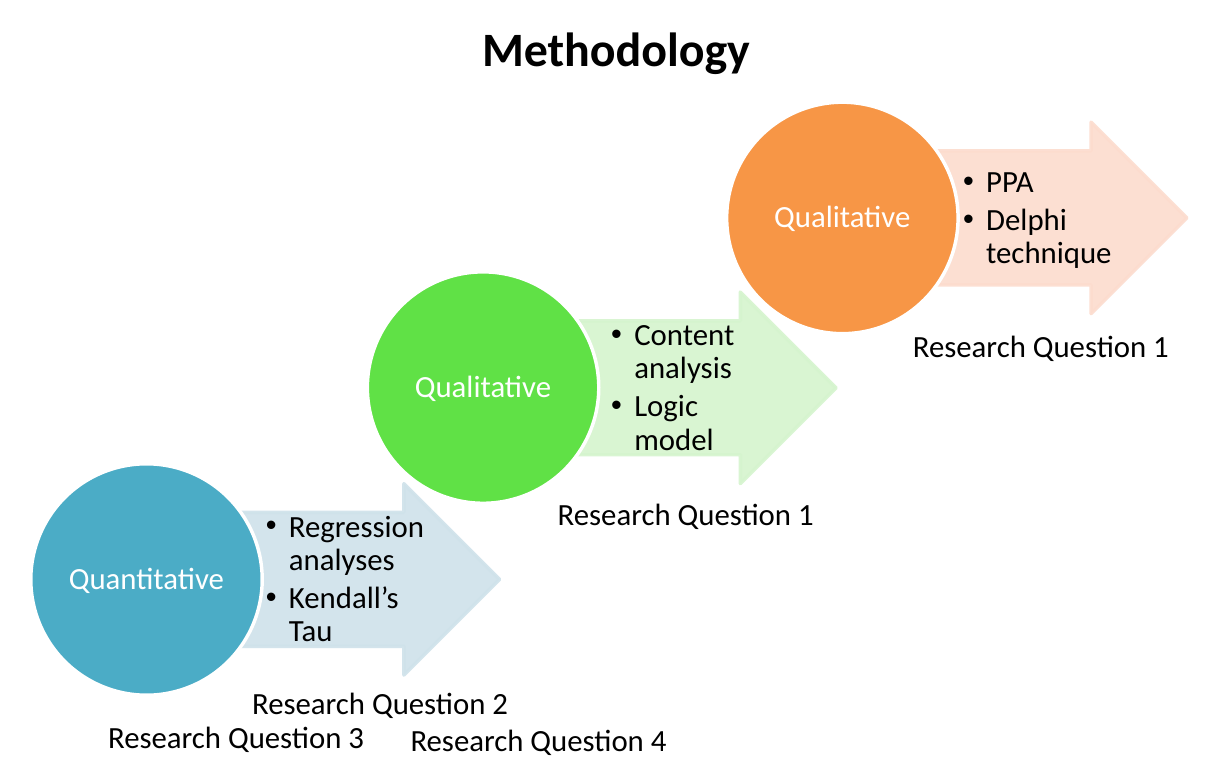
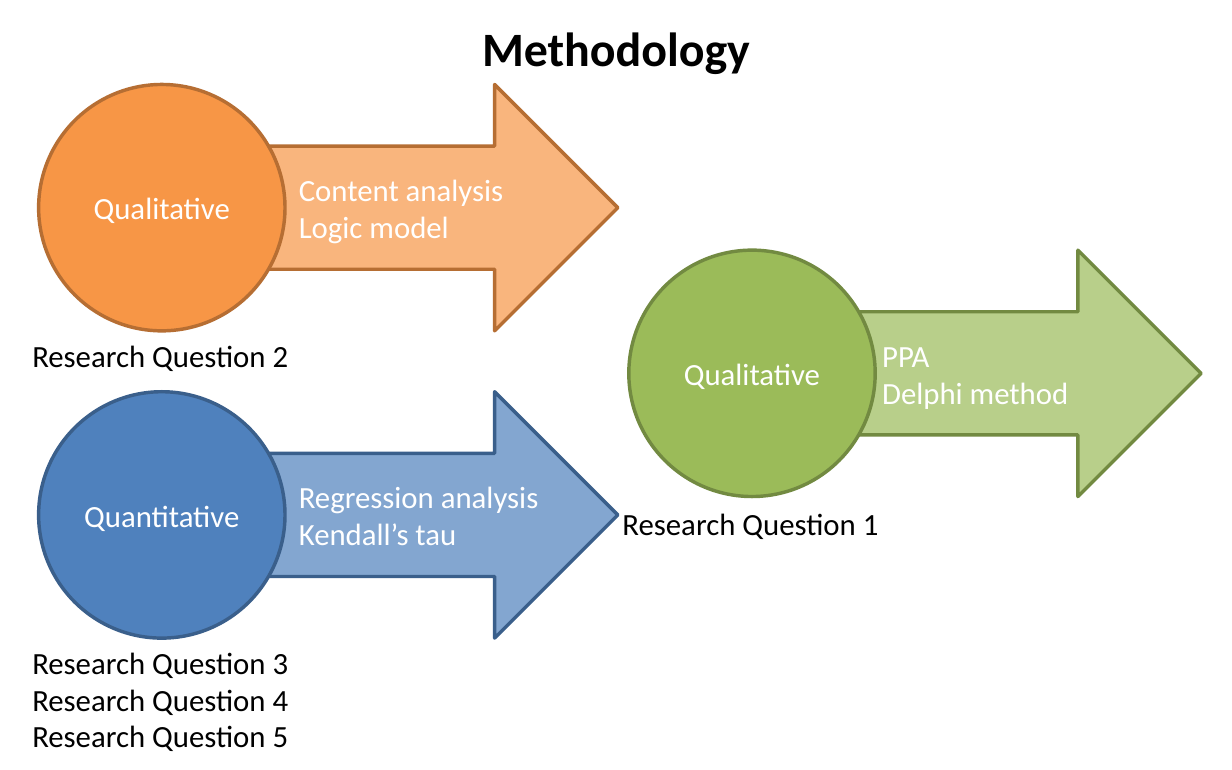
Before and after one commit to SLU-Courses-Townes/SOC5600, a slide deck: slide 19 of FinalProject/Presentation/Townes_SOC5600_FinalProject_Presentation.pptx (slide 18 before the commit). Drawn at 1232x770 pixels with LibreOffice and Linux fonts; fonts in the diff are those of the drawing. Boxes give left, top, right and bottom in pixels: in the first picture for what was removed or moved away, otherwise in the second. Text is boxed around its words. In the diff, an @@ line names an element or a change of style, - is before the commit and + after.

```diff
--- a/FinalProject/Presentation/Townes_SOC5600_FinalProject_Presentation.pptx
+++ b/FinalProject/Presentation/Townes_SOC5600_FinalProject_Presentation.pptx
@@ ellipse "Qualitative": place and size @@
-ellipse "Qualitative" at <box>415,375,551,401</box>
+ellipse "Qualitative" at <box>38,85,285,331</box>
@@ ellipse "Qualitative" at <box>38,85,285,331</box>: line spacing 0.9 to 1; less space between paragraphs; fill none to #F79646; outline none to #B76F34 2 pt @@
@@ right arrow "Content analysis": place and size @@
-right arrow "Content analysis" at <box>634,325,734,458</box>
+right arrow "Content analysis" at <box>248,85,617,331</box>
@@ right arrow "Content analysis" at <box>248,85,617,331</box>: text colour #000000 to #FFFFFF; bullet •• to •; list level 2 to 1 in "Content analysis"; line spacing 0.9 to 1; list level 2 to 1 in "Logic model"; fill none to #F79646 at 70% opacity; outline none to #B76F34 2 pt @@
@@ group removed at <box>31,102,1188,695</box>: 3 right arrows, 3 ellipses, 1 text @@
-  •• PPA
-  •• Delphi technique
@@ ellipse "Qualitative": place and size @@
-ellipse "Qualitative" at <box>774,205,910,231</box>
+ellipse "Qualitative" at <box>628,250,875,496</box>
@@ ellipse "Qualitative" at <box>628,250,875,496</box>: line spacing 0.9 to 1; less space between paragraphs; fill none to #9BBB59; outline none to #738A42 2 pt @@
@@ right arrow added at <box>832,250,1201,496</box>, fill #9BBB59 at 70% opacity, outline #738A42 2 pt, 18 pt, text #FFFFFF @@
+• PPA
+• Delphi method
@@ text at <box>32,345,289,371</box>: text changed @@
-Research Question 1
+Research Question 2
@@ ellipse "Quantitative": place and size @@
-ellipse "Quantitative" at <box>69,567,224,593</box>
+ellipse "Quantitative" at <box>38,392,285,638</box>
@@ ellipse "Quantitative" at <box>38,392,285,638</box>: line spacing 0.9 to 1; less space between paragraphs; fill none to #4F81BD; outline none to #3A5F8C 2 pt @@
@@ right arrow "Regression analysis": place and size @@
-right arrow "Regression analysis" at <box>289,516,424,642</box>
+right arrow "Regression analysis" at <box>248,392,617,638</box>
@@ right arrow "Regression analysis" at <box>248,392,617,638</box>: fill none to #4F81BD at 70% opacity; outline none to #3A5F8C 2 pt @@
@@ text in right arrow at <box>299,486,539,545</box>: text changed; text colour #000000 to #FFFFFF @@
-  •• Regression analyses
-  •• Kendall’s Tau
+• Regression analysis
+• Kendall’s tau
@@ text "Research Question 1": place and size @@
-text "Research Question 1" at <box>913,335,1169,361</box>
+text "Research Question 1" at <box>622,513,879,539</box>
@@ text at <box>32,652,289,678</box>: text changed @@
-Research Question 2
+Research Question 3
@@ text at <box>32,689,289,715</box>: text changed @@
-Research Question 3
+Research Question 4
@@ text at <box>32,725,289,751</box>: text changed @@
-Research Question 4
+Research Question 5
```
Also in this commit, not shown: 10 other slides changed, 1 slide added.
